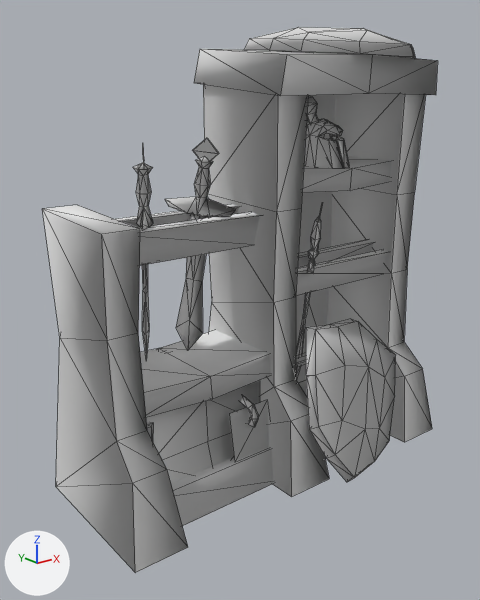
Two versions of the OBJ model models/weapons_case.obj, one commit apart.
One viewpoint serves both versions: a camera (50 mm lens) standing at (-1.063, -1.216, 0.962) and looking at (-0.073, 0.022, 0.467). Every picture has the same lights, and +X, +Y and +Z are marked at lower left. Mesh edges are drawn as thin lines. Where no turn or scale is listed for an object, it has been applied to the vertices. Vertices at the same position are counted once.

The older version as bpy lines, for what is in view:
```python
me_world_expansion05_doodads_human_doodads_6hu_barracks_weaponrack = bpy.data.meshes.new('World_Expansion05_doodads_human_doodads_6hu_barracks_weaponrack')
me_world_expansion05_doodads_human_doodads_6hu_barracks_weaponrack.from_pydata(...)  # 548 vertices, 844 faces; spans x -0.508..0.508, y -0.237..0.237, z 0.0..1.114
# faces by material slot: [272, 482, 90]
me_world_expansion05_doodads_human_doodads_6hu_barracks_weaponrack.materials.append(mat_world_expansion05_doodads_human_doodads_6hu_barracks_weaponrack)  # white #e7e7e7
me_world_expansion05_doodads_human_doodads_6hu_barracks_weaponrack.materials.append(mat_world_expansion05_doodads_human_doodads_6hu_barracks_weapon_001)  # white #e7e7e7
me_world_expansion05_doodads_human_doodads_6hu_barracks_weaponrack.materials.append(mat_world_expansion05_doodads_human_doodads_6hu_barracks_weapon_000)  # white #e7e7e7
ob_world_expansion05_doodads_human_doodads_6hu_barracks_weaponrack = bpy.data.objects.new('World_Expansion05_doodads_human_doodads_6hu_barracks_weaponrack', me_world_expansion05_doodads_human_doodads_6hu_barracks_weaponrack)
ob_world_expansion05_doodads_human_doodads_6hu_barracks_weaponrack.location = (0.0, 0.0, 0.0)
```
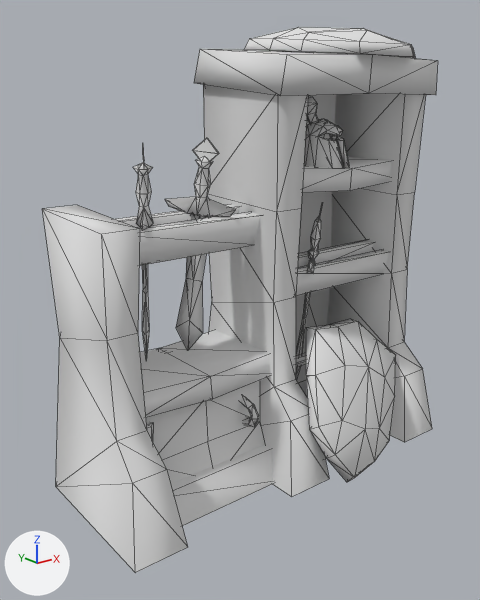
The newer file is also rescaled (x1.822), turned or shifted as a whole; pictures and numbers use the older file's frame.

What differs and where, as boxes (x1, y1, x2, y2) in the pictures (480 x 600 px):
part 1 of me_world_expansion05_doodads_human_doodads_6hu_barracks_weaponrack, deleted
    before: (229, 400, 269, 461)
part 2 of me_world_expansion05_doodads_human_doodads_6hu_barracks_weaponrack, recoloured
    both: (120, 49, 438, 526)
part 3 of me_world_expansion05_doodads_human_doodads_6hu_barracks_weaponrack, recoloured
    both: (133, 30, 416, 481)
part 4 of me_world_expansion05_doodads_human_doodads_6hu_barracks_weaponrack, recoloured
    both: (45, 84, 432, 573)

The change in detail:
Material 'material_0' (mat_material_0) is new.
Its base color is (0.753, 0.753, 0.753) (light grey #e1e1e1).
Its roughness is 1.0.
me_world_expansion05_doodads_human_doodads_6hu_barracks_weaponrack is used by ob_world_expansion05_doodads_human_doodads_6hu_barracks_weaponrack; location (0.0, 0.0, 0.0).
me_world_expansion05_doodads_human_doodads_6hu_barracks_weaponrack had 548 vertices, 844 faces and spanned x -0.508..0.508, y -0.237..0.237, z 0.0..1.114.
me_world_expansion05_doodads_human_doodads_6hu_barracks_weaponrack now has 544 vertices, 842 faces and spans x -0.508..0.508, y -0.237..0.237, z 0.0..1.114.
me_world_expansion05_doodads_human_doodads_6hu_barracks_weaponrack part 1: the loose piece of 4 vertices spanning x -0.165..-0.038, y -0.073..-0.048, z 0.087..0.21 is deleted.
me_world_expansion05_doodads_human_doodads_6hu_barracks_weaponrack part 2: 270 faces spanning x -0.421..0.497, y -0.116..0.237, z 0.002..1.07 switch from mat_world_expansion05_doodads_human_doodads_6hu_barracks_weaponrack (white #e7e7e7) to mat_material_0 (light grey #e1e1e1).
me_world_expansion05_doodads_human_doodads_6hu_barracks_weaponrack part 3: 482 faces spanning x -0.367..0.45, y -0.237..0.208, z 0.002..1.114 switch from mat_world_expansion05_doodads_human_doodads_6hu_barracks_weapon_001 (white #e7e7e7) to mat_material_0 (light grey #e1e1e1).
me_world_expansion05_doodads_human_doodads_6hu_barracks_weaponrack part 4: 90 faces spanning x -0.508..0.508, y -0.179..0.235, z 0.0..0.992 switch from mat_world_expansion05_doodads_human_doodads_6hu_barracks_weapon_000 (white #e7e7e7) to mat_material_0 (light grey #e1e1e1).
